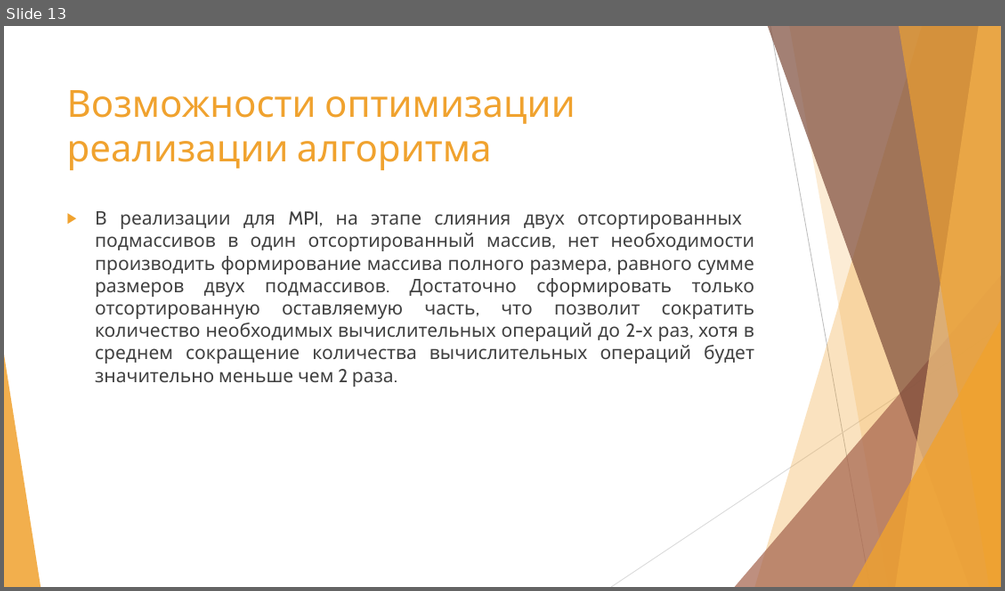
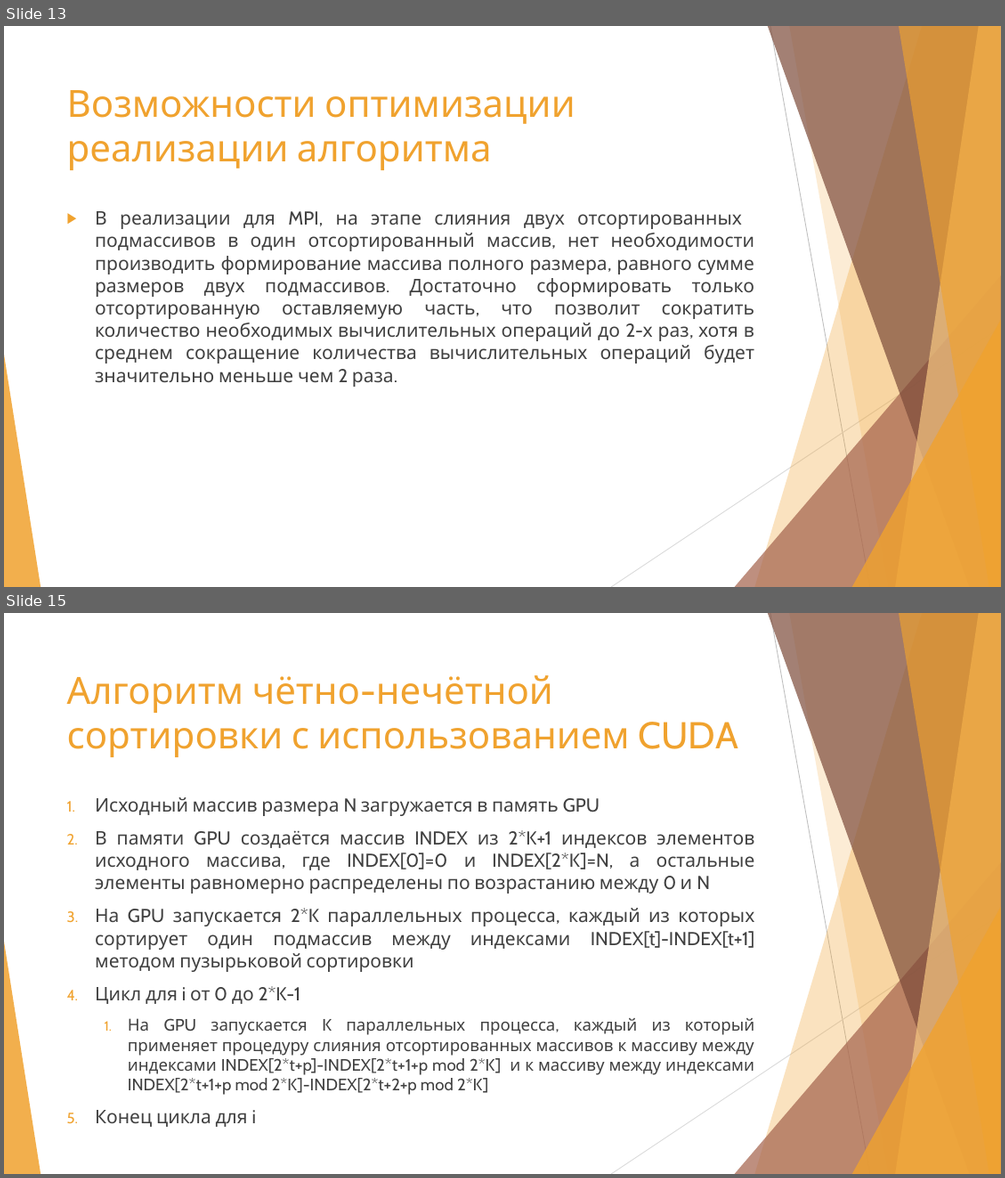
Before and after one commit to dprotopopov/ParallelSorting, a slide deck: Чётно-нечётная сортировка.pptx. Shown one above the other, each under a label of ours: slide 13 before the commit, slides 13 and 15 after it; the slides between them are not shown. The pictures are 1005x591 and 1005x1178 pixels, drawn with LibreOffice and Linux fonts; fonts in the diff are those of the drawing. Boxes give left, top, right and bottom in pixels: in the first picture for what was removed or moved away, otherwise in the second. Text is boxed around its words. In the diff, an @@ line names an element or a change of style, - is before the commit and + after.

Commit message:
> У вас получились уже алгоритмы сортировки описать поэтапно?

```diff
--- a/Чётно-нечётная сортировка.pptx
+++ b/Чётно-нечётная сортировка.pptx
@@ slide 15 added at (4,613,1001,1174), background #FFFFFF; not listed: 10 template elements that a slide beside it also shows @@
@@ title added at (67,675,738,757), 36 pt, text #F0A22E @@
+Алгоритм чётно-нечётной сортировки с использованием CUDA
@@ text added at (95,797,755,1094), 18 pt, text #404040 @@
+1. Исходный массив размера N загружается в память GPU
+2. В памяти GPU создаётся массив INDEX из 2*K+1 индексов элементов исходного массива, где INDEX[0]=0 и INDEX[2*K]=N, а остальные элементы равномерно распределены по возрастанию между 0 и N
+3. На GPU запускается 2*K параллельных процесса, каждый из которых сортирует один подмассив между индексами INDEX[t]-INDEX[t+1] методом пузырьковой сортировки
+4. Цикл для i от 0 до 2*K-1
+  1. На GPU запускается K параллельных процесса, каждый из который применяет процедуру слияния отсортированных массивов к массиву между индексами INDEX[2*t+p]-INDEX[2*t+1+p mod 2*K] и к массиву между индексами INDEX[2*t+1+p mod 2*K]-INDEX[2*t+2+p mod 2*K]
+5. Конец цикла для i
```
Also in this commit, not shown: 1 other slide added, 4 other files.
